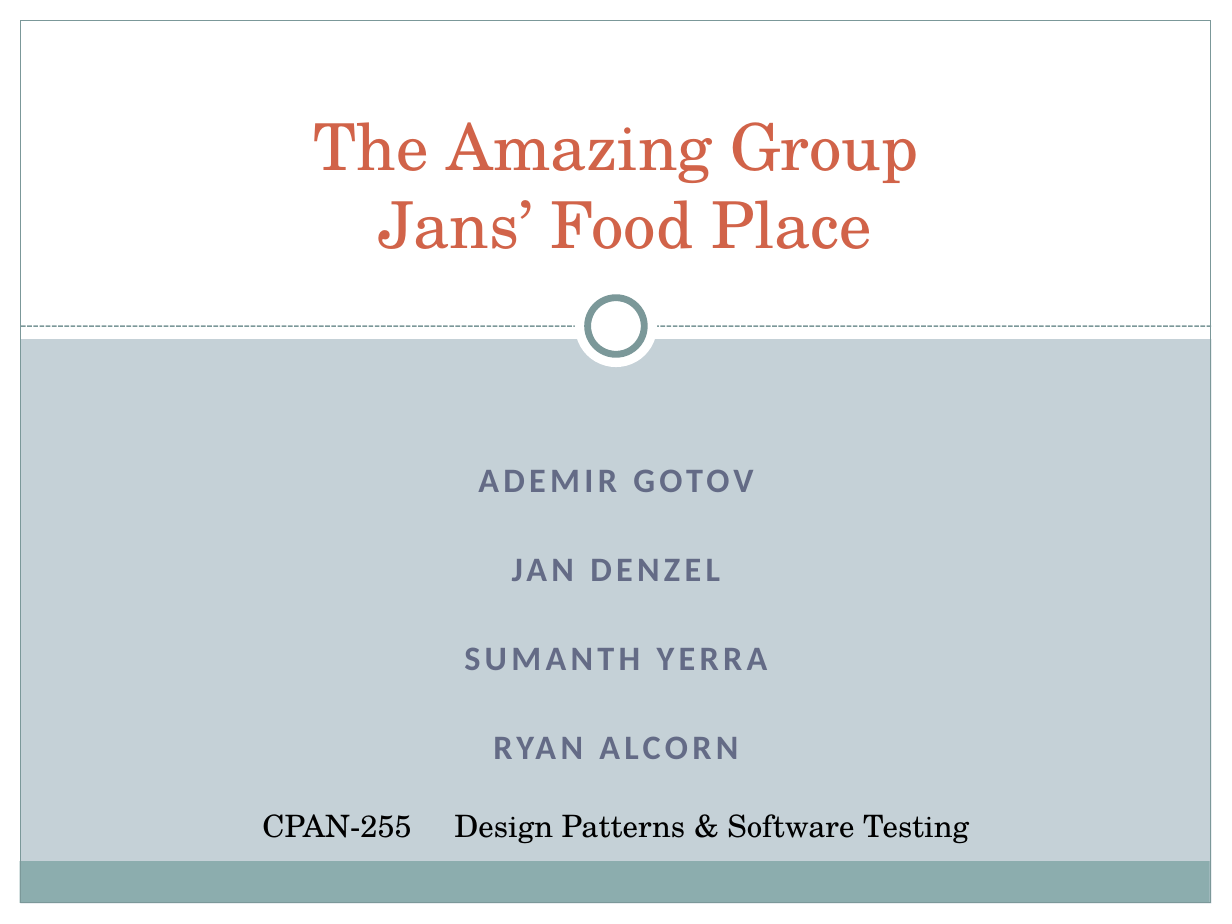
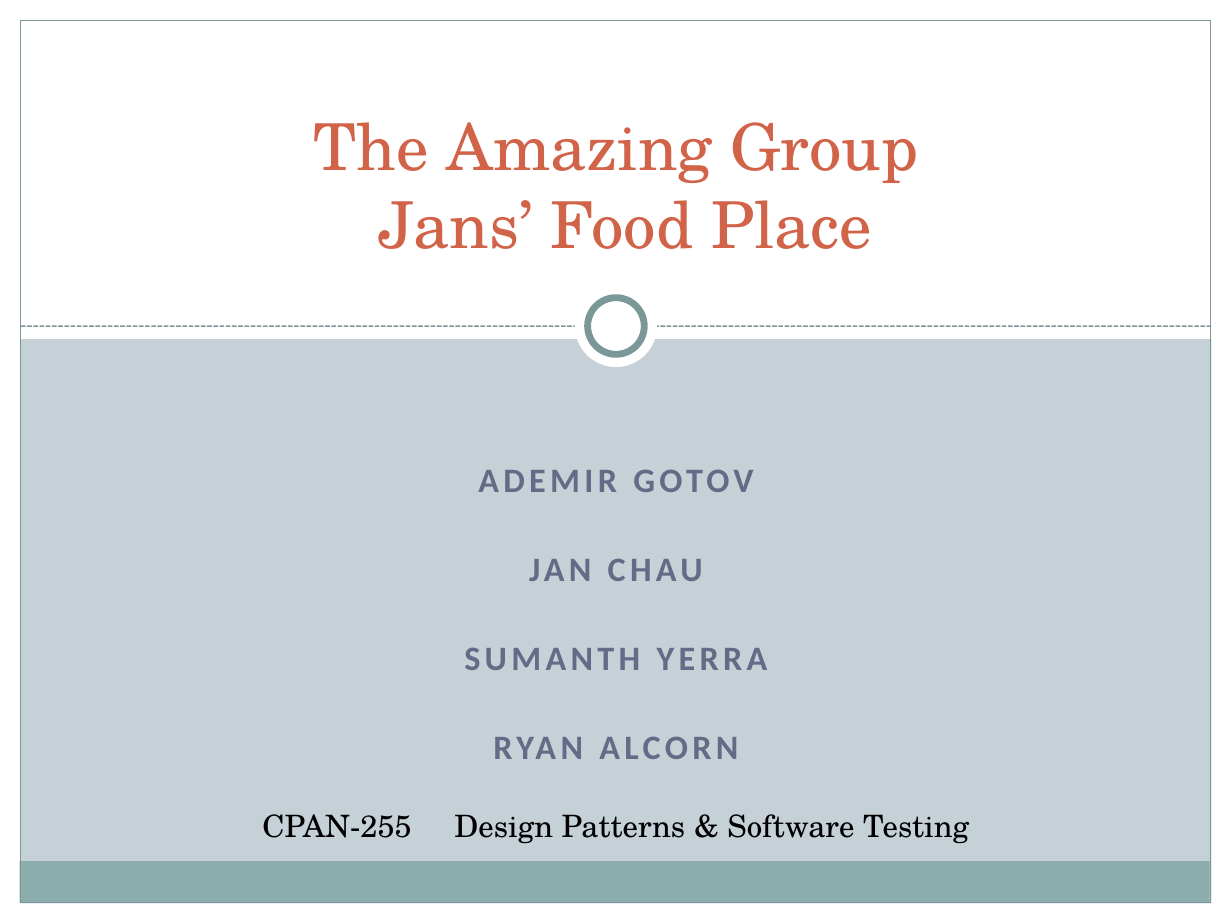
Before and after one commit to Wtfunqt/Design-Patterns-Assignment, a slide deck: slide 1 of Jan's food place.pptx. Drawn at 1232x924 pixels with LibreOffice and Linux fonts; fonts in the diff are those of the drawing. Boxes give left, top, right and bottom in pixels: in the first picture for what was removed or moved away, otherwise in the second. Text is boxed around its words. In the diff, an @@ line names an element or a change of style, - is before the commit and + after.

```diff
--- a/Jan's food place.pptx
+++ b/Jan's food place.pptx
@@ subtitle at (529,558,703,581): text changed @@
-JAN DENZEL
+JAN CHAU
```
Also in this commit, not shown: 17 other files.
